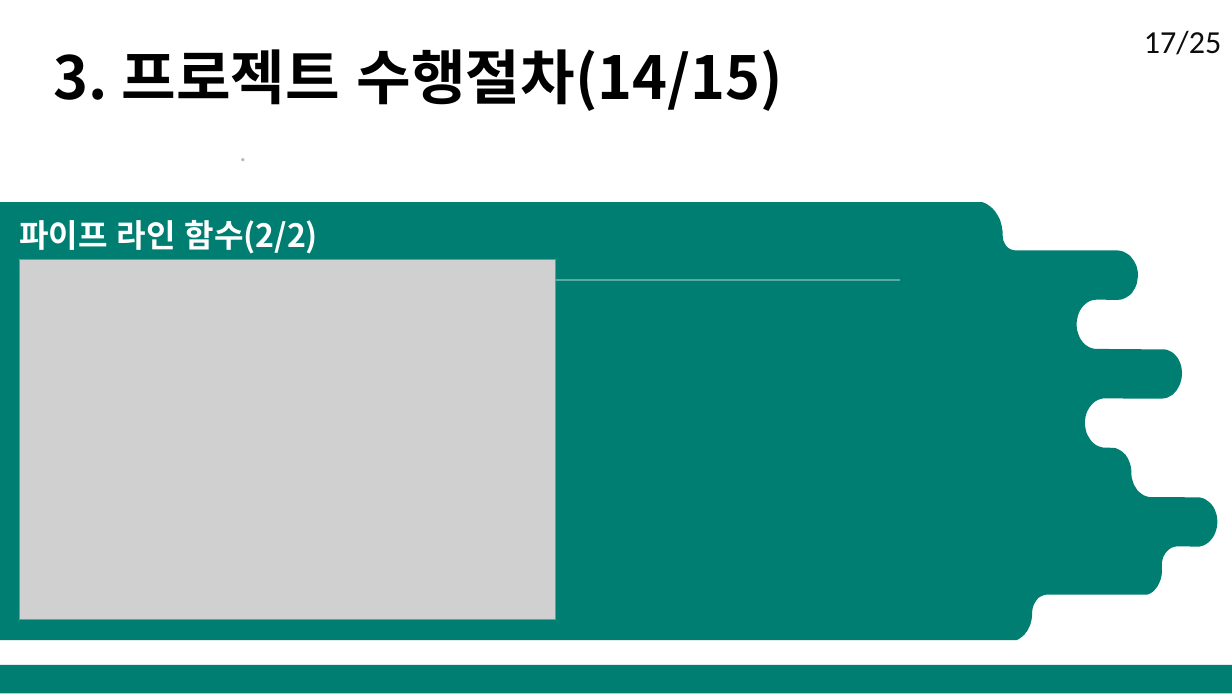
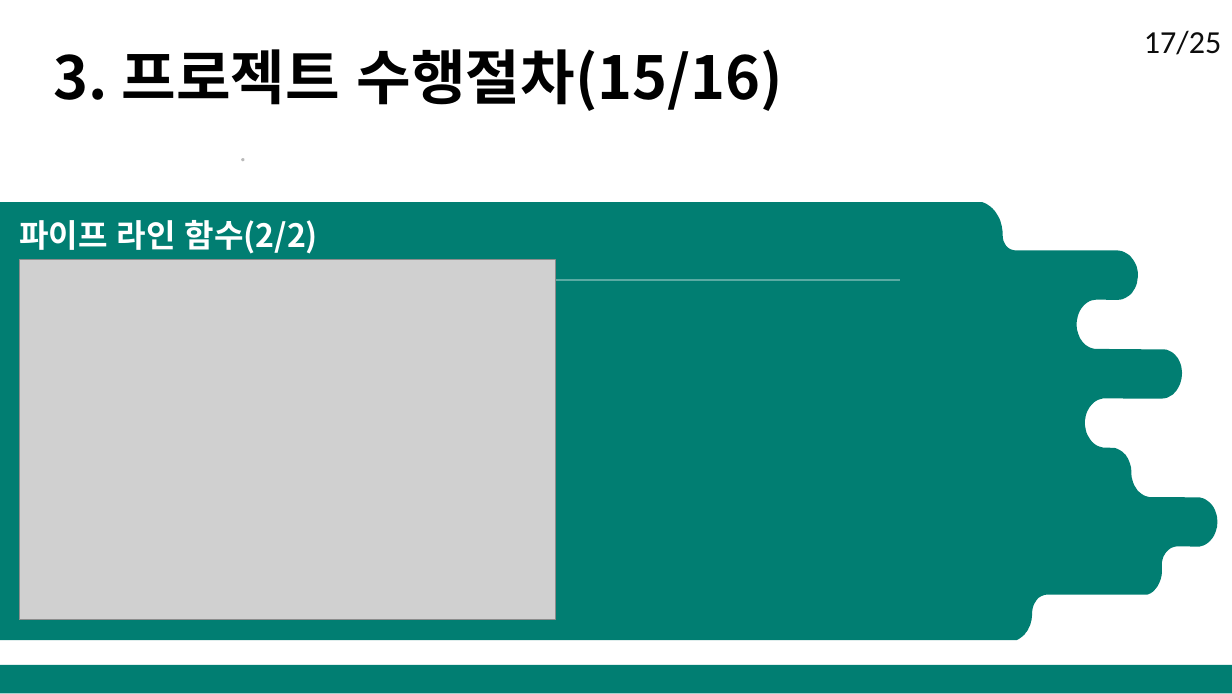
Before and after one commit to DongJoonLeeDJ/AI_305_7_20220627, a slide deck: slide 19 of DB수업/5팀/5조 데이터베이스과제.pptx. Drawn at 1232x694 pixels with LibreOffice and Linux fonts; fonts in the diff are those of the drawing; grey boxes stand for pictures. Boxes give left, top, right and bottom in pixels: in the first picture for what was removed or moved away, otherwise in the second. Text is boxed around its words. In the diff, an @@ line names an element or a change of style, - is before the commit and + after.

```diff
--- a/DB수업/5팀/5조 데이터베이스과제.pptx
+++ b/DB수업/5팀/5조 데이터베이스과제.pptx
@@ text at box(54, 49, 784, 111): text changed @@
-3. 프로젝트 수행절차(14/15)
+3. 프로젝트 수행절차(15/16)
```
Also in this commit, not shown: 15 other slides changed, 1 other file.
